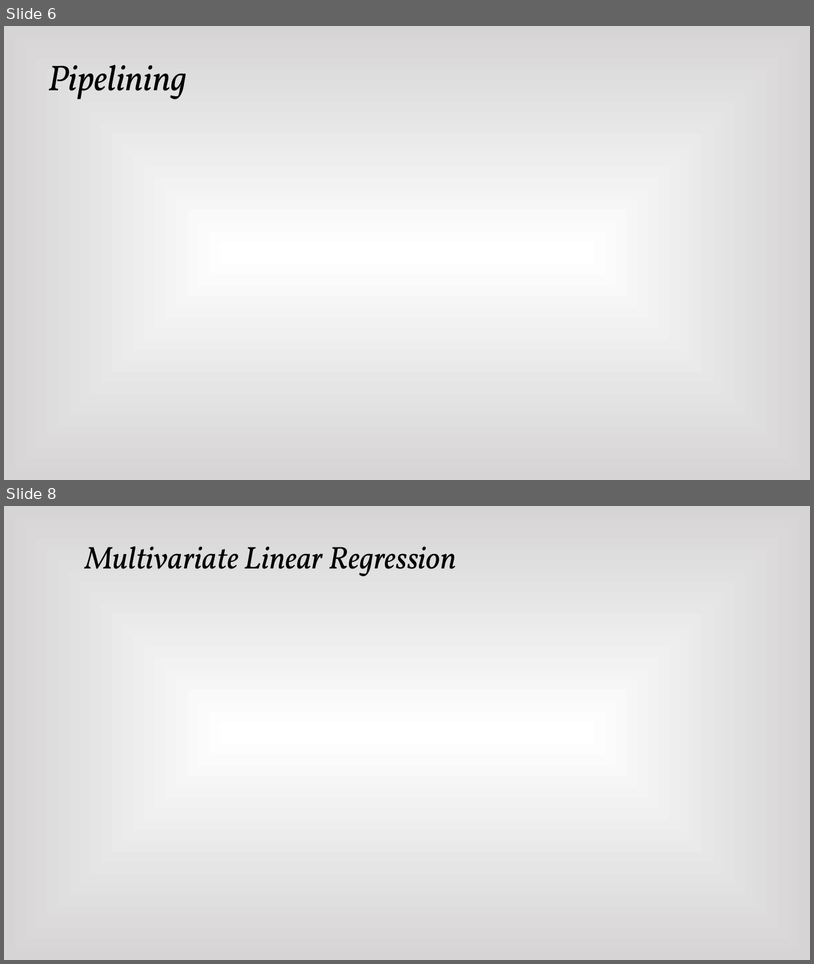
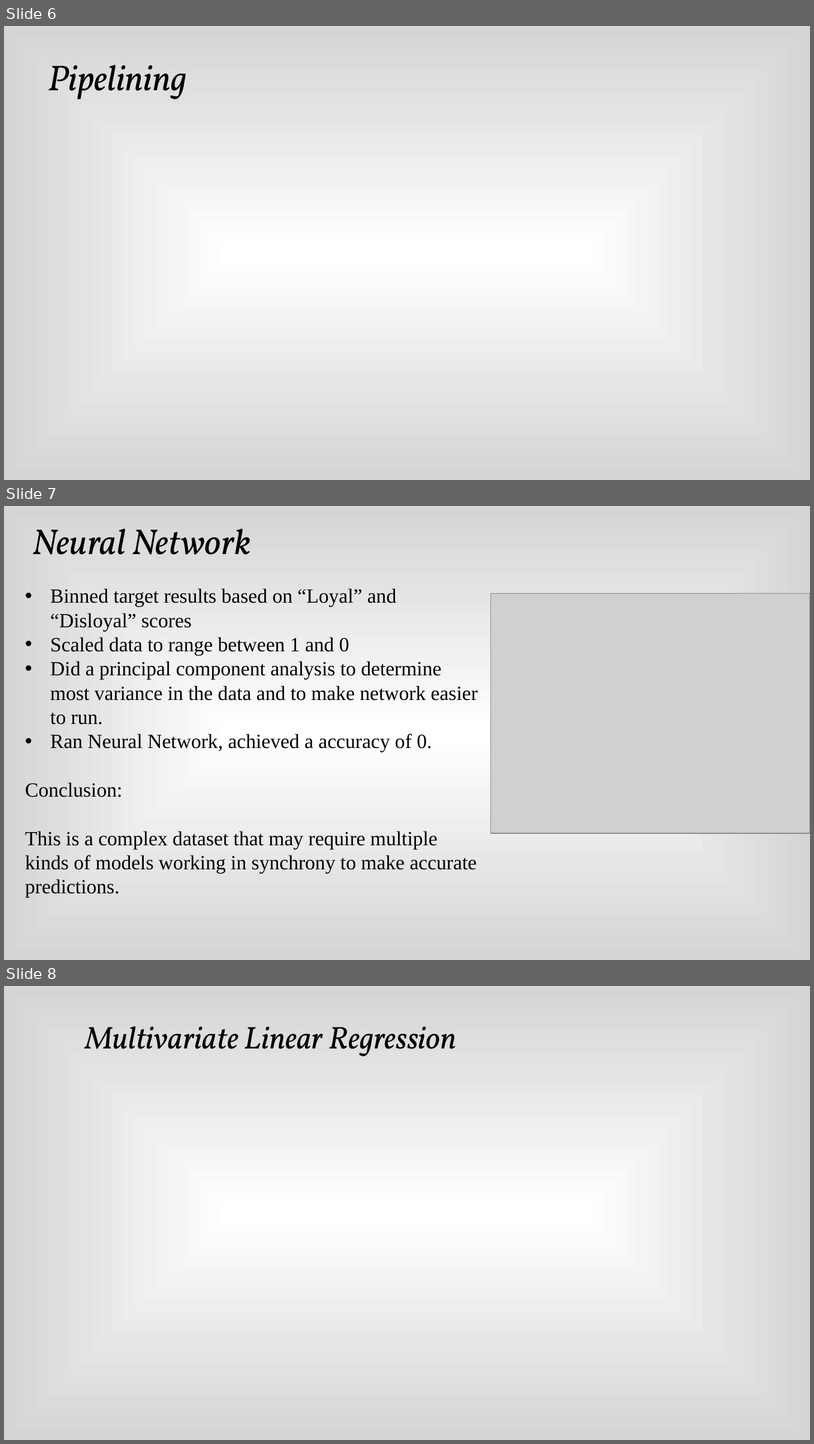
Before and after one commit to Jonheston/final_project, a slide deck: Final Presentation.pptx. Shown one above the other, each under a label of ours: slides 6 and 8 before the commit, slides 6, 7 and 8 after it; the slides between them are not shown. The pictures are 814x964 and 814x1444 pixels, drawn with LibreOffice and Linux fonts; fonts in the diff are those of the drawing; grey boxes stand for pictures. Boxes give left, top, right and bottom in pixels: in the first picture for what was removed or moved away, otherwise in the second. Text is boxed around its words. In the diff, an @@ line names an element or a change of style, - is before the commit and + after.

```diff
--- a/Final Presentation.pptx
+++ b/Final Presentation.pptx
@@ slide 7 added at <box>4,506,810,960</box>, background gradient #FFFFFF to #D6D4D4 @@
@@ text added at <box>33,528,251,555</box>, 32 pt, text #000000, italic @@
+Neural Network
@@ text added at <box>25,588,478,897</box>, 18 pt, text #000000 @@
+• Binned target results based on “Loyal” and “Disloyal” scores
+• Scaled data to range between 1 and 0
+• Did a principal component analysis to determine most variance in the data and to make network easier to run.
+• Ran Neural Network, achieved a accuracy of 0.
+Conclusion:
+This is a complex dataset that may require multiple kinds of models working in synchrony to make accurate predictions.
@@ picture added at <box>491,593,810,832</box> @@
```
Also in this commit, not shown: 1 slide changed, 1 slide removed.
